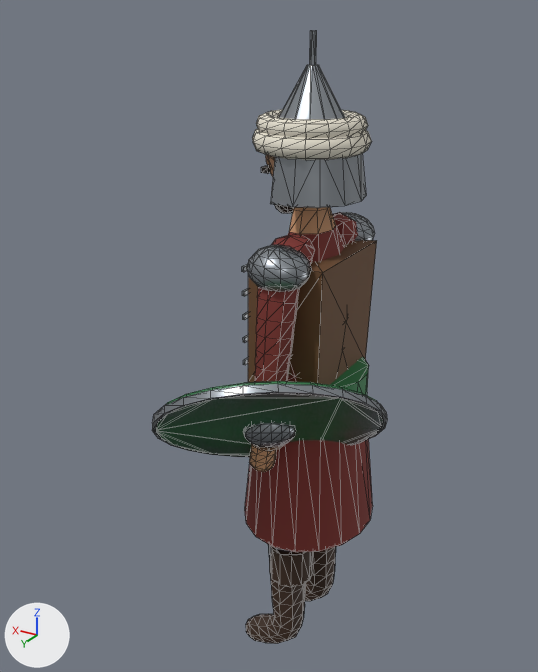
Two versions of the glTF model models/era1/osiyo_qilichboz.glb, one commit apart.
Rendered twice from a 50 mm lens placed at (-0.915, 1.774, 1.974), pointed at (0.094, 0.093, 1.133). The lights are fixed; the arrows at lower left show +X, +Y and +Z. The picture after the commit comes second. Mesh edges are drawn as thin lines. Where no turn or scale is listed for an object, it has been applied to the vertices. Vertices at exactly the same position are counted once.

Names of what the first picture shows: 'Body', 'Shield'.
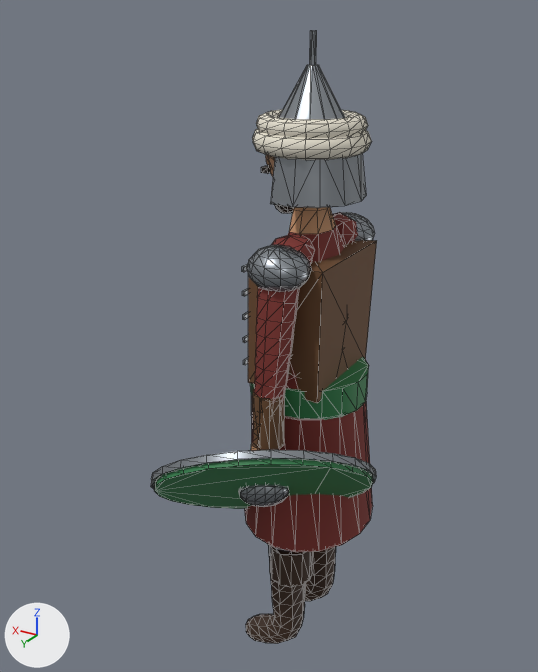
What differs and where, as boxes (x1, y1, x2, y2) in the pictures (538 x 672 px; the box of a moved part takes in the faces that stretch with it):
'Shield', reshaped, moved (22% shorter)
    before: (152, 381, 387, 457)
    after: (151, 450, 376, 509)
part 1 of me_shield, moved or reshaped
    before: (152, 384, 387, 457)
    after: (151, 450, 376, 490)

Edits to the bpy script that builds the scene:
```text
Change me_shield:
    used by ob_shield; location = (-0.022, 0.282, 0.973)
    remove me_shield.from_pydata(...)  # 182 vertices, 352 faces; spans x -0.29..0.286, y -0.25..0.256, z -0.234..0.227
    add me_shield.from_pydata(...)  # 182 vertices, 352 faces; spans x -0.285..0.291, y -0.258..0.249, z -0.226..0.236
    me_shield part 1: the loose piece of 48 vertices spanning x -0.29..0.286, y -0.25..0.256, z -0.234..0.227 is moved by (0.005, -0.008, 0.009)
Change ob_shield:
    ob_shield.location: (-0.022, 0.282, 0.973) -> (-0.006, 0.288, 0.78)
```
